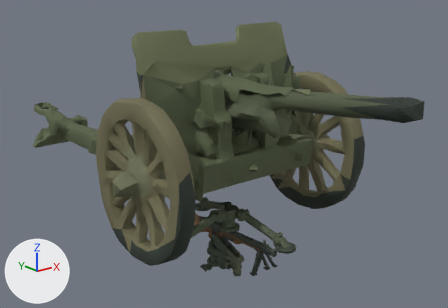
One commit to the glTF model src/assets/weapons.glb: the scene before it, then after it.
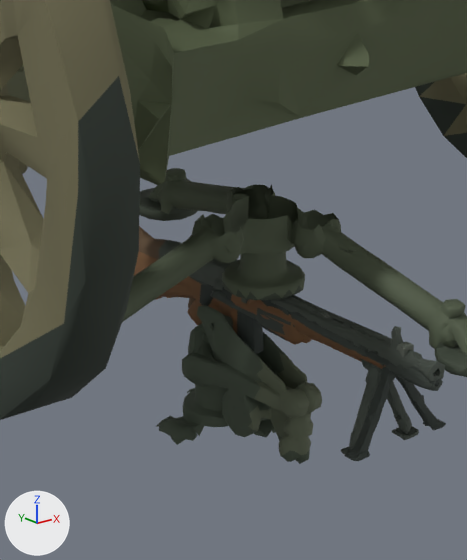
Each version appears first whole from a camera (50 mm lens) standing at (-3.38, -4.11, 2.43) and looking at (0.51, 0.75, 0.48), and next in a close-up on the part from 35% to 63% of the width and 49% to 98% of the height. Arrows for +X, +Y and +Z are at lower left; the lights stay in place. The first two pictures are the older version.

Objects in the first close-up: 'bar', 'barLegL', 'barLegR', 'cannonCarriage', 'cannonWheelL', 'cannonWheelR', 'mg', 'mgLegL', 'mgLegR', 'mgMountBase', 'mgMountHead', 'rifle' and 1 more.
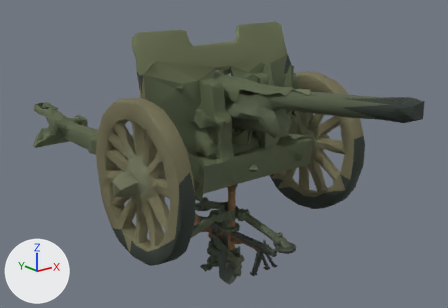
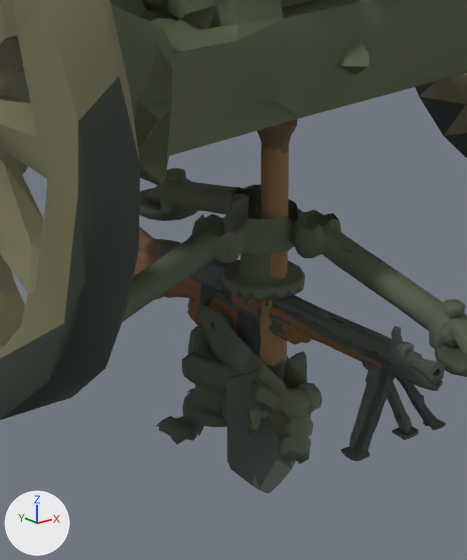
The edits, one by one:
Mesh me_shovel is new.
It has 352 vertices, 700 faces and spans x -0.131..0.131, y -0.062..0.047, z -0.55..0.5.
It uses material mat_worn_wood_painted_steel_and_blued_metal.
Object 'shovel' (ob_shovel) is new; it shows me_shovel.
Its location is (0.0, 0.0, 0.0).

Boxes (x1, y1, x2, y2) around the edits, measured in the close-ups (467 x 560 px):
'shovel', added
    after: (226, 119, 307, 493)
